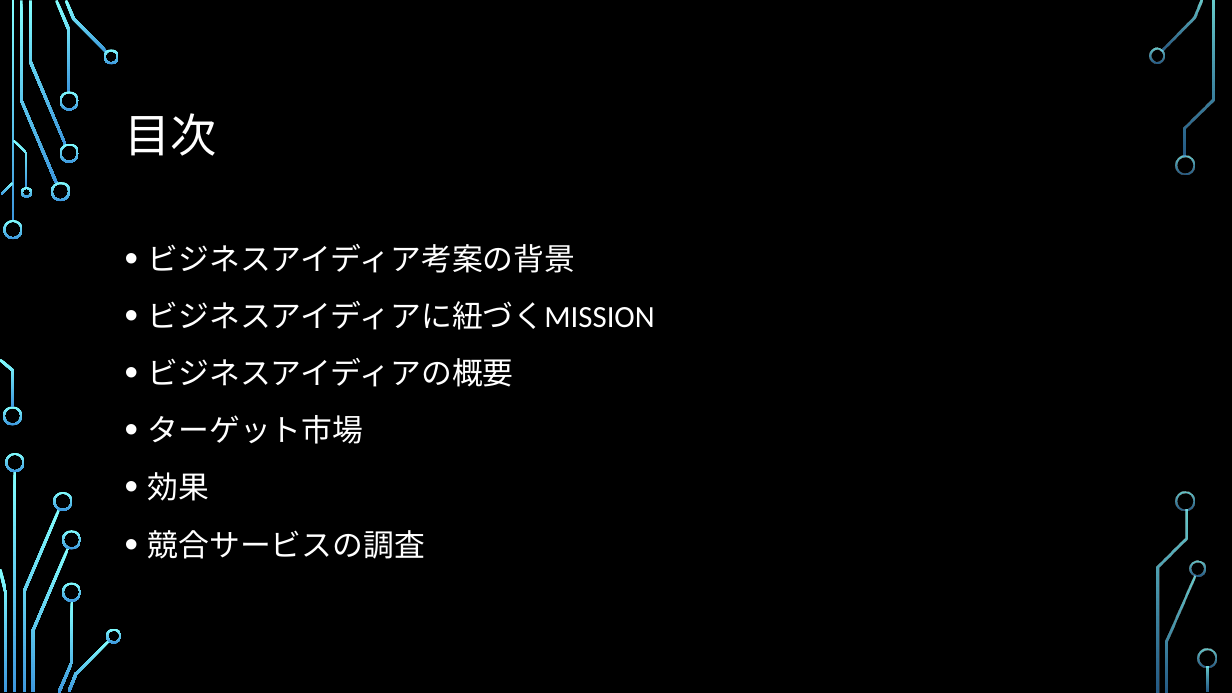
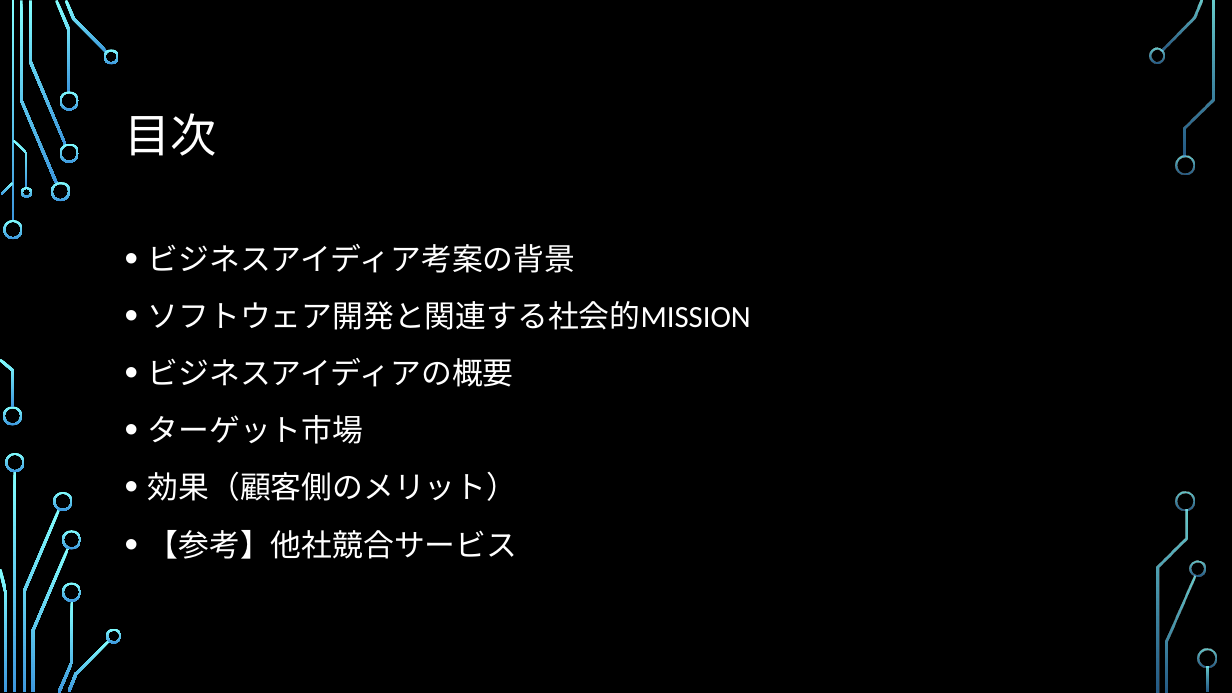
Before and after one commit to SITH-YN/PythonTool, a slide deck: slide 2 of Temp/39期ビジネスアイディア.pptx. Drawn at 1232x693 pixels with LibreOffice and Linux fonts; fonts in the diff are those of the drawing; background and template pictures are left out. Boxes give left, top, right and bottom in pixels: in the first picture for what was removed or moved away, otherwise in the second. Text is boxed around its words. In the diff, an @@ line names an element or a change of style, - is before the commit and + after.

```diff
--- a/Temp/39期ビジネスアイディア.pptx
+++ b/Temp/39期ビジネスアイディア.pptx
@@ text at (148,301,751,330): text changed @@
-• ビジネスアイディアに紐づくMISSION
+• ソフトウェア開発と関連する社会的MISSION
@@ text at (148,471,518,559): text changed @@
-• 効果
-• 競合サービスの調査
+• 効果（顧客側のメリット）
+• 【参考】他社競合サービス
```
Also in this commit, not shown: 12 other slides changed, 1 slide removed.
